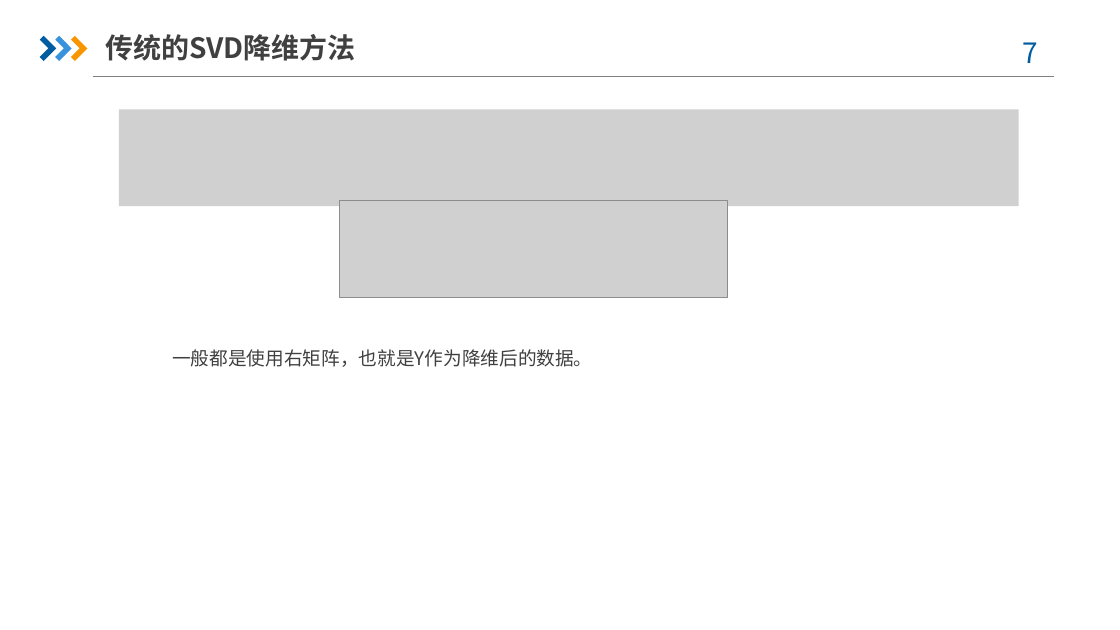
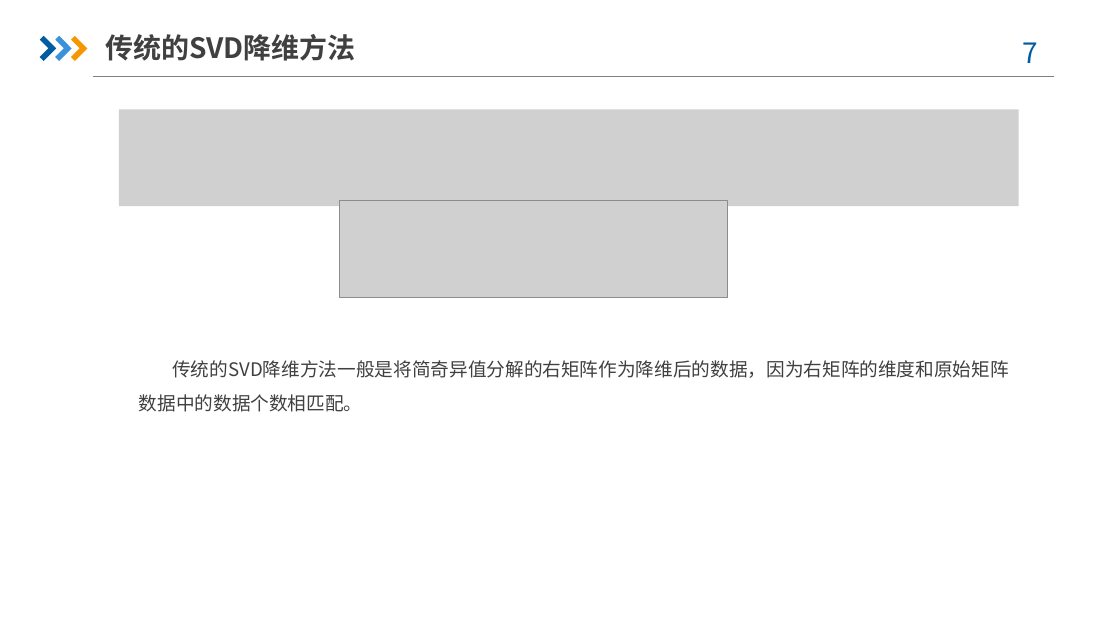
Before and after one commit to JT-Wong/course_homework, a slide deck: slide 7 of 数据科学基础/数据降维方法.pptx. Drawn at 1120x630 pixels with LibreOffice and Linux fonts; fonts in the diff are those of the drawing; grey boxes stand for pictures; background and template pictures are left out. Boxes give left, top, right and bottom in pixels: in the first picture for what was removed or moved away, otherwise in the second. Text is boxed around its words. In the diff, an @@ line names an element or a change of style, - is before the commit and + after.

```diff
--- a/数据科学基础/数据降维方法.pptx
+++ b/数据科学基础/数据降维方法.pptx
@@ text at (139,360,1009,412): text changed @@
-一般都是使用右矩阵，也就是Y作为降维后的数据。
+传统的SVD降维方法一般是将简奇异值分解的右矩阵作为降维后的数据，因为右矩阵的维度和原始矩阵数据中的数据个数相匹配。
```
Also in this commit, not shown: 5 other slides changed, 3 slides added, 11 other files.
